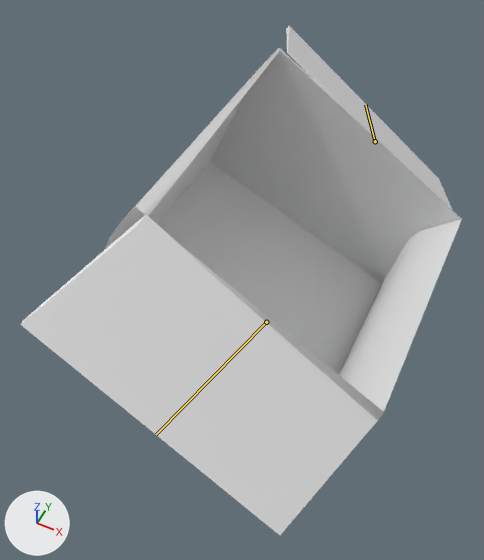
The FBX model Assets/Models/Cat&Box/Box.fbx: old version first, new version second.
The view is the same before and after, from a camera (50 mm lens) standing at (4.83, -3.3, 4.56) and looking at (3.32, -0.28, 0.78). Lighting does not change. The marker at lower left points along +X, +Y and +Z. Both versions are drawn at frame 37 of the action 'Box_ArmatureCups.001|Box_Saw'; the numbers are the values there. The bones that change are drawn over the model as lines.
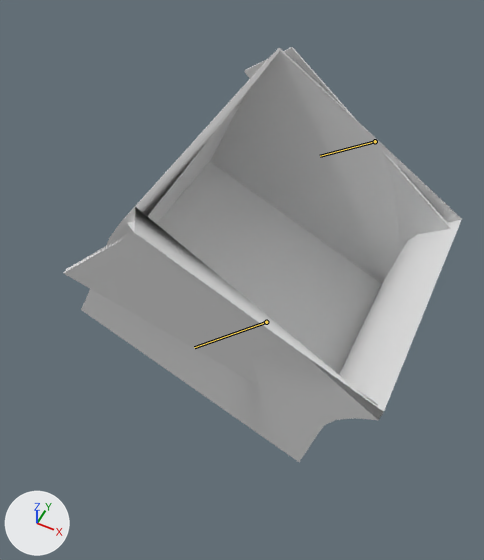
Location of each change, [x1, y1, x2, y2] in pixels of the pictures (484 x 560 px):
'Cube.017', posed (10% narrower, 15% shorter): before [20, 48, 462, 535]; after [64, 48, 462, 462]
'Cube.018', posed (25% wider): before [286, 26, 452, 209]; after [244, 47, 451, 240]
bone 'Top.004', root to tip: before (375, 141) to (365, 104); after (375, 141) to (320, 156)
bone 'Top.003', root to tip: before (266, 322) to (156, 434); after (266, 322) to (194, 347)

Diff of the bpy script that builds the scene:
```diff
--- a/Assets/Models/Cat&Box/Box.fbx.py
+++ b/Assets/Models/Cat&Box/Box.fbx.py
@@ bone_top_004 @@
 bone_top_004 = bpy.data.objects['Box_ArmatureCups.001'].pose.bones['Top.004']  # child of 'Top.001'
-bone_top_004.rotation_quaternion = (0.312, 0.585, 0.0, 0.748)  # degrees (49, -61, 104)
+bone_top_004.rotation_quaternion = (0.641, 0.442, 0.068, 0.623)  # degrees (47, -28, 76)
@@ bone_top_003 @@
 bone_top_003 = bpy.data.objects['Box_ArmatureCups.001'].pose.bones['Top.003']  # child of 'Top.002'
-bone_top_003.rotation_quaternion = (-0.263, -0.658, 0.0, 0.706)  # degrees (69, 68, -89)
+bone_top_003.rotation_quaternion = (-0.664, -0.48, 0.088, 0.566)  # degrees (55, 25, -68)
```
